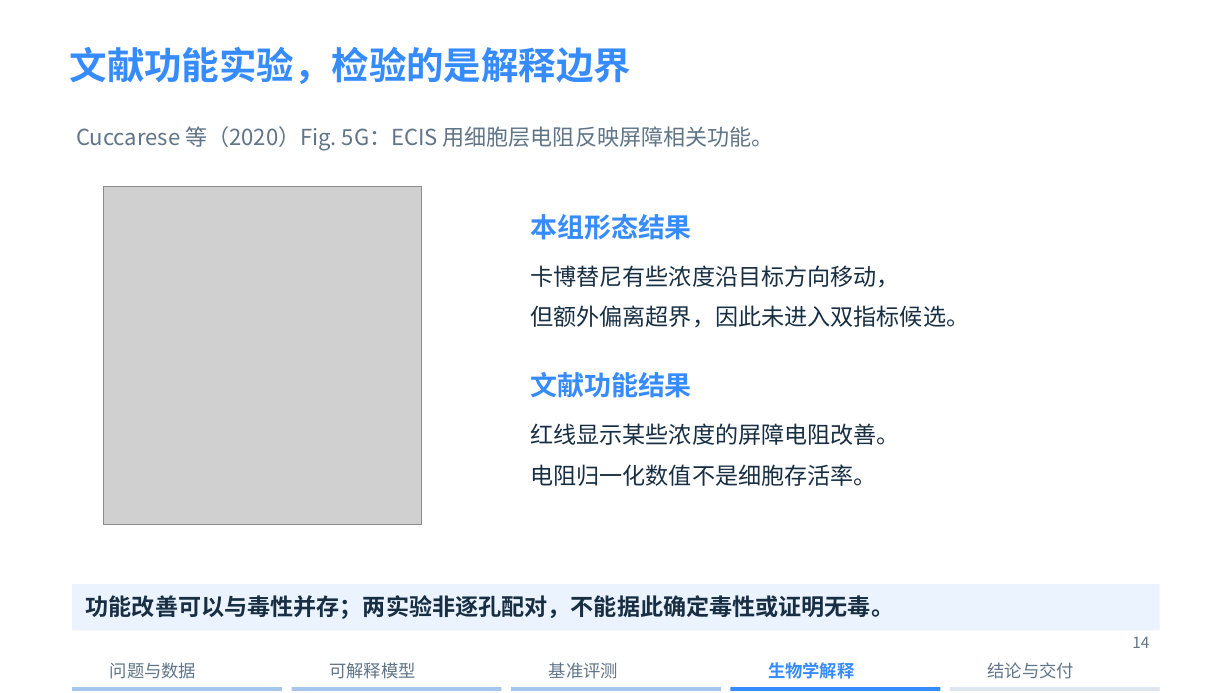
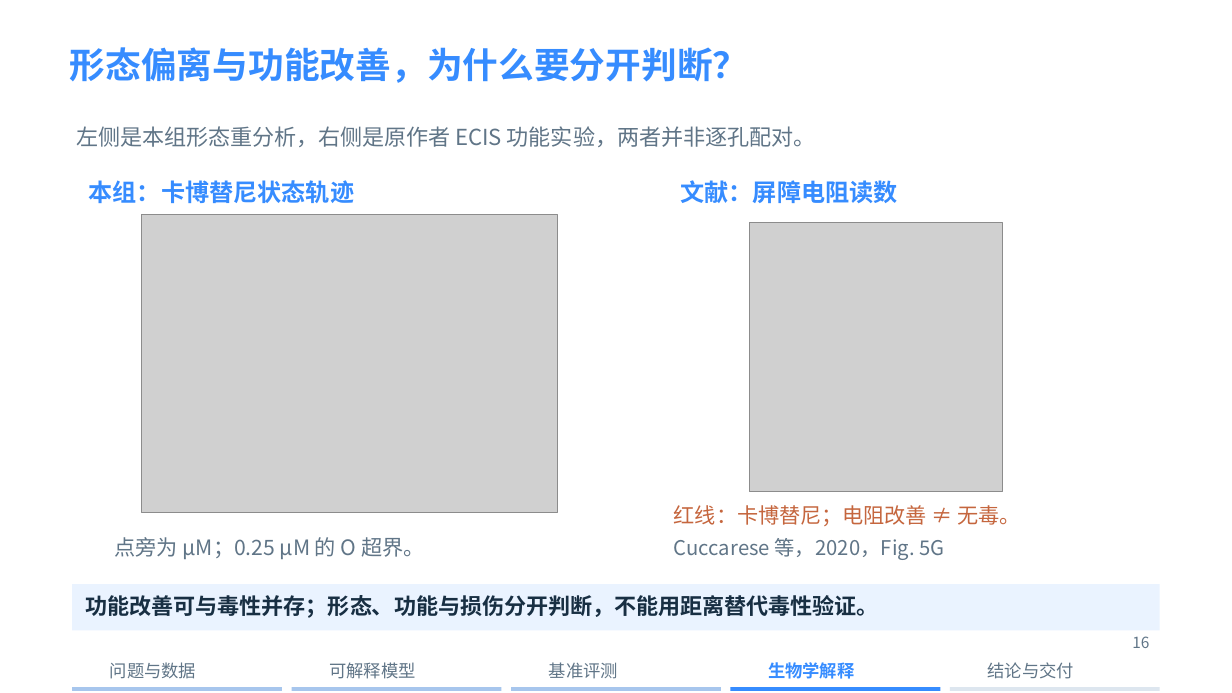
Before and after one commit to xing-zq/cell-state-dose-response, a slide deck: slide 16 of presentation/细胞状态轨迹_十分钟汇报.pptx (slide 14 before the commit). Drawn at 1232x693 pixels with LibreOffice and Linux fonts; fonts in the diff are those of the drawing; grey boxes stand for pictures; background and template pictures are left out. Boxes give left, top, right and bottom in pixels: in the first picture for what was removed or moved away, otherwise in the second. Text is boxed around its words. In the diff, an @@ line names an element or a change of style, - is before the commit and + after.

```diff
--- a/presentation/细胞状态轨迹_十分钟汇报.pptx
+++ b/presentation/细胞状态轨迹_十分钟汇报.pptx
@@ text removed at [70, 47, 631, 84] @@
-文献功能实验，检验的是解释边界
@@ text added at [70, 47, 749, 83], 27.8 pt, text #368CFF, bold @@
+形态偏离与功能改善，为什么要分开判断？
@@ text at [76, 126, 815, 147]: text changed @@
-Cuccarese 等（2020）Fig. 5G：ECIS 用细胞层电阻反映屏障相关功能。
+左侧是本组形态重分析，右侧是原作者 ECIS 功能实验，两者并非逐孔配对。
@@ text added at [89, 180, 355, 203], 18.8 pt, text #368CFF, bold @@
+本组：卡博替尼状态轨迹
@@ text added at [680, 180, 898, 203], 18.8 pt, text #368CFF, bold @@
+文献：屏障电阻读数
@@ picture added at [141, 214, 557, 513] @@
@@ text removed at [530, 214, 692, 240] @@
-本组形态结果
@@ picture: place and size @@
-picture at [104, 187, 421, 525]
+picture at [750, 223, 1003, 493]
@@ text removed at [530, 265, 900, 288] @@
-卡博替尼有些浓度沿目标方向移动，
@@ text removed at [530, 305, 969, 328] @@
-但额外偏离超界，因此未进入双指标候选。
@@ text removed at [530, 372, 692, 398] @@
-文献功能结果
@@ text removed at [530, 423, 900, 445] @@
-红线显示某些浓度的屏障电阻改善。
@@ text removed at [530, 464, 876, 486] @@
-电阻归一化数值不是细胞存活率。
@@ text added at [674, 505, 1021, 526], 16.5 pt, text #C5663E @@
+红线：卡博替尼；电阻改善 ≠ 无毒。
@@ text added at [115, 537, 424, 559], 16.5 pt, text #607587 @@
+点旁为 µM；0.25 µM 的 O 超界。
@@ text added at [674, 538, 944, 560], 15.8 pt, text #607587 @@
+Cuccarese 等，2020，Fig. 5G
@@ text at [86, 595, 879, 618]: text changed; size 18 to 17.2 pt @@
-功能改善可以与毒性并存；两实验非逐孔配对，不能据此确定毒性或证明无毒。
+功能改善可与毒性并存；形态、功能与损伤分开判断，不能用距离替代毒性验证。
@@ text at [1132, 636, 1149, 648]: text changed @@
-14
+16
```
Also in this commit, not shown: 14 other slides changed, 3 slides added, 1 slide removed, 23 other files.
